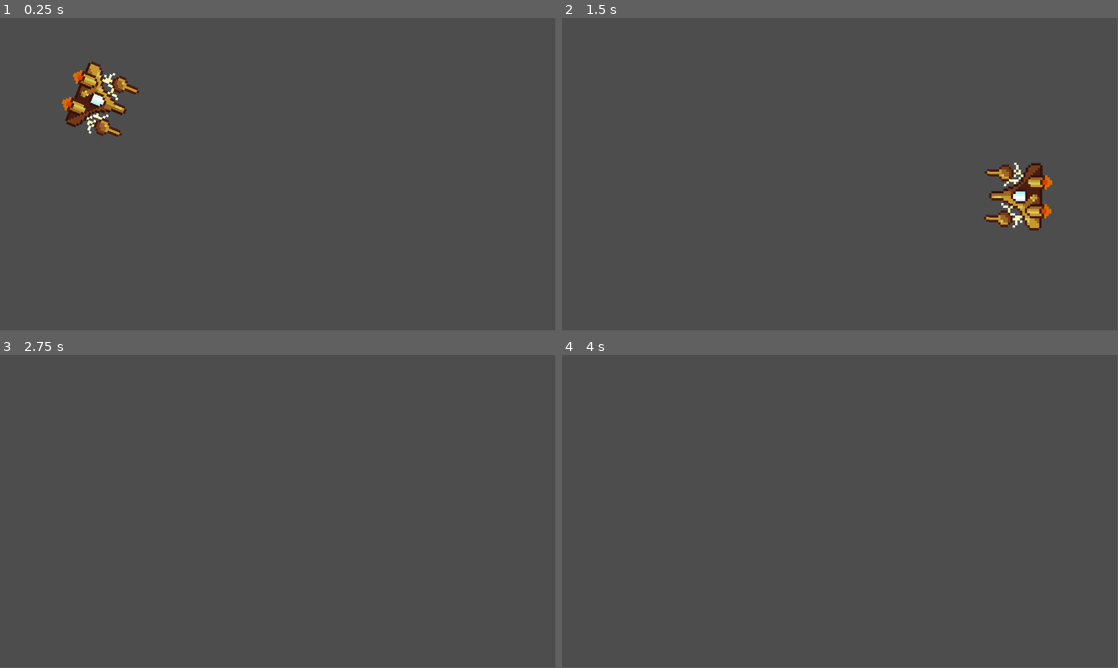
Above: before the commit, frames 1-4 (two rows, left to right).
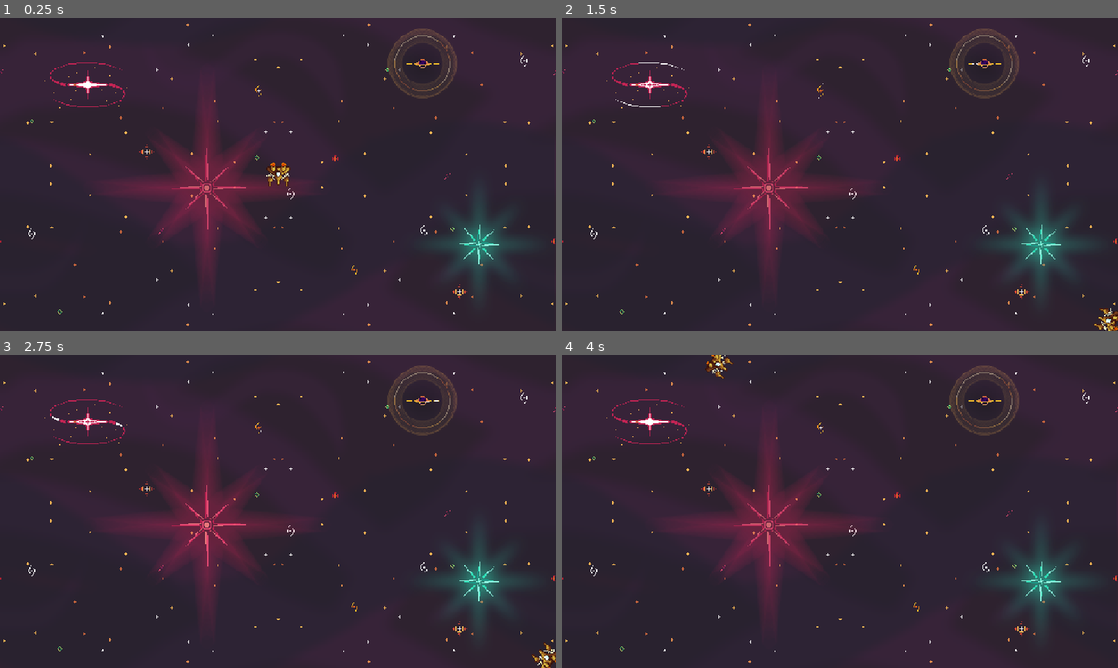
Above: after the commit, the same moments.

Repository: Valegox/Astro-Survivor
Game: Godot game, scene res://scenes/game.tscn
Same seed, same stepped clock (60 frames per second), same inputs: the game is played once before the commit and once after it.
Inputs (mouse positions are in pixels of both pictures, inside the frame that each line leads up to):
- Up to frame 1 (0.25 s): no input
- Up to frame 2 (1.5 s): move the mouse to (962, 158) at 0.52 s; hold D (move_right) 0.53-1.28 s; move the mouse to (728, 190) at 1.27 s; hold S (move_down) from 1.28 s (still down)
- Up to frame 3 (2.75 s): move the mouse to (333, 442) at 2.02 s; release S (move_down) at 2.03 s; hold D (move_right) from 2.03 s (still down)
- Up to frame 4 (4 s): move the mouse to (812, 574) at 2.77 s; release D (move_right) at 2.78 s; hold W (move_up) 2.78-3.53 s; move the mouse to (1006, 558) at 3.52 s; hold A (move_left) from 3.53 s (still down)
In our replay, the window is 799x449 before the commit and 800x450 after it. These sizes can differ from the game's own. Grey fills any space a smaller window leaves; there, only what the larger window draws over its background counts as a difference.

The runs differ from the first frame. In frame 1, 99% of the frame differs, in the area x 0-100%, y 0-100%; in frame 2, 99%; in frame 3, 99%; in frame 4, 99%.

Commit message:
add environment

Diff:
--- a/project.godot
+++ b/project.godot
@@ -14,6 +14,11 @@
 run/main_scene="uid://hctf35n6ig4x"
 config/features=PackedStringArray("4.4", "Forward Plus")
 config/icon="res://icon.svg"
+
+[display]
+
+window/stretch/mode="canvas_items"
+window/stretch/aspect="expand"
 
 [input]
 
@@ -41,3 +46,4 @@
 [rendering]
 
 textures/canvas_textures/default_texture_filter=0
+viewport/transparent_background=true
--- a/scenes/game.tscn
+++ b/scenes/game.tscn
@@ -1,8 +1,281 @@
-[gd_scene load_steps=2 format=3 uid="uid://hctf35n6ig4x"]
+[gd_scene load_steps=37 format=3 uid="uid://hctf35n6ig4x"]
 
 [ext_resource type="PackedScene" uid="uid://4hvuygnug0dc" path="res://scenes/spaceship_player.tscn" id="1_uwrxv"]
+[ext_resource type="Texture2D" uid="uid://culngit3itux5" path="res://assets/environment/Backgrounds/PNGs/Condesed/Starry background  - Layer 01 - Void.png" id="2_lbhrr"]
+[ext_resource type="Texture2D" uid="uid://bwl3873nwgrvl" path="res://assets/environment/Backgrounds/PNGs/Condesed/Starry background  - Layer 02 - Stars.png" id="2_yqjtg"]
+[ext_resource type="Texture2D" uid="uid://dp16ywcdbxysw" path="res://assets/environment/Backgrounds/PNGs/Condesed/Starry background  - Layer 03 - Stars.png" id="4_iywne"]
+
+[sub_resource type="SegmentShape2D" id="SegmentShape2D_lbhrr"]
+a = Vector2(-324, 10)
+b = Vector2(315, 10)
+
+[sub_resource type="SegmentShape2D" id="SegmentShape2D_iywne"]
+a = Vector2(-320, -181)
+b = Vector2(-320, 179)
+
+[sub_resource type="AtlasTexture" id="AtlasTexture_dinhu"]
+atlas = ExtResource("2_lbhrr")
+region = Rect2(0, 0, 640, 360)
+
+[sub_resource type="AtlasTexture" id="AtlasTexture_kvuet"]
+atlas = ExtResource("2_lbhrr")
+region = Rect2(640, 0, 640, 360)
+
+[sub_resource type="AtlasTexture" id="AtlasTexture_trtic"]
+atlas = ExtResource("2_lbhrr")
+region = Rect2(1280, 0, 640, 360)
+
+[sub_resource type="AtlasTexture" id="AtlasTexture_ir15t"]
+atlas = ExtResource("2_lbhrr")
+region = Rect2(1920, 0, 640, 360)
+
+[sub_resource type="AtlasTexture" id="AtlasTexture_ca42v"]
+atlas = ExtResource("2_lbhrr")
+region = Rect2(2560, 0, 640, 360)
+
+[sub_resource type="AtlasTexture" id="AtlasTexture_rysoc"]
+atlas = ExtResource("2_lbhrr")
+region = Rect2(3200, 0, 640, 360)
+
+[sub_resource type="AtlasTexture" id="AtlasTexture_ssvqc"]
+atlas = ExtResource("2_lbhrr")
+region = Rect2(3840, 0, 640, 360)
+
+[sub_resource type="AtlasTexture" id="AtlasTexture_264po"]
+atlas = ExtResource("2_lbhrr")
+region = Rect2(4480, 0, 640, 360)
+
+[sub_resource type="AtlasTexture" id="AtlasTexture_1kice"]
+atlas = ExtResource("2_lbhrr")
+region = Rect2(5120, 0, 640, 360)
+
+[sub_resource type="SpriteFrames" id="SpriteFrames_5newe"]
+animations = [{
+"frames": [{
+"duration": 1.0,
+"texture": SubResource("AtlasTexture_dinhu")
+}, {
+"duration": 1.0,
+"texture": SubResource("AtlasTexture_kvuet")
+}, {
+"duration": 1.0,
+"texture": SubResource("AtlasTexture_trtic")
+}, {
+"duration": 1.0,
+"texture": SubResource("AtlasTexture_ir15t")
+}, {
+"duration": 1.0,
+"texture": SubResource("AtlasTexture_ca42v")
+}, {
+"duration": 1.0,
+"texture": SubResource("AtlasTexture_rysoc")
+}, {
+"duration": 1.0,
+"texture": SubResource("AtlasTexture_ssvqc")
+}, {
+"duration": 1.0,
+"texture": SubResource("AtlasTexture_264po")
+}, {
+"duration": 1.0,
+"texture": SubResource("AtlasTexture_1kice")
+}],
+"loop": true,
+"name": &"default",
+"speed": 5.0
+}]
+
+[sub_resource type="AtlasTexture" id="AtlasTexture_lnu2h"]
+atlas = ExtResource("2_yqjtg")
+region = Rect2(0, 0, 640, 360)
+
+[sub_resource type="AtlasTexture" id="AtlasTexture_lbhrr"]
+atlas = ExtResource("2_yqjtg")
+region = Rect2(640, 0, 640, 360)
+
+[sub_resource type="AtlasTexture" id="AtlasTexture_iywne"]
+atlas = ExtResource("2_yqjtg")
+region = Rect2(1280, 0, 640, 360)
+
+[sub_resource type="AtlasTexture" id="AtlasTexture_p57ef"]
+atlas = ExtResource("2_yqjtg")
+region = Rect2(1920, 0, 640, 360)
+
+[sub_resource type="AtlasTexture" id="AtlasTexture_u5sy4"]
+atlas = ExtResource("2_yqjtg")
+region = Rect2(2560, 0, 640, 360)
+
+[sub_resource type="AtlasTexture" id="AtlasTexture_gee14"]
+atlas = ExtResource("2_yqjtg")
+region = Rect2(3200, 0, 640, 360)
+
+[sub_resource type="AtlasTexture" id="AtlasTexture_0tnpc"]
+atlas = ExtResource("2_yqjtg")
+region = Rect2(3840, 0, 640, 360)
+
+[sub_resource type="AtlasTexture" id="AtlasTexture_vtaks"]
+atlas = ExtResource("2_yqjtg")
+region = Rect2(4480, 0, 640, 360)
+
+[sub_resource type="AtlasTexture" id="AtlasTexture_kvpfn"]
+atlas = ExtResource("2_yqjtg")
+region = Rect2(5120, 0, 640, 360)
+
+[sub_resource type="SpriteFrames" id="SpriteFrames_dinhu"]
+animations = [{
+"frames": [{
+"duration": 1.0,
+"texture": SubResource("AtlasTexture_lnu2h")
+}, {
+"duration": 1.0,
+"texture": SubResource("AtlasTexture_lbhrr")
+}, {
+"duration": 1.0,
+"texture": SubResource("AtlasTexture_iywne")
+}, {
+"duration": 1.0,
+"texture": SubResource("AtlasTexture_p57ef")
+}, {
+"duration": 1.0,
+"texture": SubResource("AtlasTexture_u5sy4")
+}, {
+"duration": 1.0,
+"texture": SubResource("AtlasTexture_gee14")
+}, {
+"duration": 1.0,
+"texture": SubResource("AtlasTexture_0tnpc")
+}, {
+"duration": 1.0,
+"texture": SubResource("AtlasTexture_vtaks")
+}, {
+"duration": 1.0,
+"texture": SubResource("AtlasTexture_kvpfn")
+}],
+"loop": true,
+"name": &"default",
+"speed": 5.0
+}]
+
+[sub_resource type="AtlasTexture" id="AtlasTexture_37s47"]
+atlas = ExtResource("4_iywne")
+region = Rect2(0, 0, 640, 360)
+
+[sub_resource type="AtlasTexture" id="AtlasTexture_bt5mj"]
+atlas = ExtResource("4_iywne")
+region = Rect2(640, 0, 640, 360)
+
+[sub_resource type="AtlasTexture" id="AtlasTexture_e1j6l"]
+atlas = ExtResource("4_iywne")
+region = Rect2(1280, 0, 640, 360)
+
+[sub_resource type="AtlasTexture" id="AtlasTexture_pl11u"]
+atlas = ExtResource("4_iywne")
+region = Rect2(1920, 0, 640, 360)
+
+[sub_resource type="AtlasTexture" id="AtlasTexture_bhx41"]
+atlas = ExtResource("4_iywne")
+region = Rect2(2560, 0, 640, 360)
+
+[sub_resource type="AtlasTexture" id="AtlasTexture_qnb83"]
+atlas = ExtResource("4_iywne")
+region = Rect2(3200, 0, 640, 360)
+
+[sub_resource type="AtlasTexture" id="AtlasTexture_sww3w"]
+atlas = ExtResource("4_iywne")
+region = Rect2(3840, 0, 640, 360)
+
+[sub_resource type="AtlasTexture" id="AtlasTexture_suyxu"]
+atlas = ExtResource("4_iywne")
+region = Rect2(4480, 0, 640, 360)
+
+[sub_resource type="AtlasTexture" id="AtlasTexture_sgl2t"]
+atlas = ExtResource("4_iywne")
+region = Rect2(5120, 0, 640, 360)
+
+[sub_resource type="SpriteFrames" id="SpriteFrames_qouja"]
+animations = [{
+"frames": [{
+"duration": 1.0,
+"texture": SubResource("AtlasTexture_37s47")
+}, {
+"duration": 1.0,
+"texture": SubResource("AtlasTexture_bt5mj")
+}, {
+"duration": 1.0,
+"texture": SubResource("AtlasTexture_e1j6l")
+}, {
+"duration": 1.0,
+"texture": SubResource("AtlasTexture_pl11u")
+}, {
+"duration": 1.0,
+"texture": SubResource("AtlasTexture_bhx41")
+}, {
+"duration": 1.0,
+"texture": SubResource("AtlasTexture_qnb83")
+}, {
+"duration": 1.0,
+"texture": SubResource("AtlasTexture_sww3w")
+}, {
+"duration": 1.0,
+"texture": SubResource("AtlasTexture_suyxu")
+}, {
+"duration": 1.0,
+"texture": SubResource("AtlasTexture_sgl2t")
+}],
+"loop": true,
+"name": &"default",
+"speed": 5.0
+}]
 
 [node name="Game" type="Node2D"]
 
+[node name="Environment" type="Node2D" parent="."]
+
+[node name="Borders" type="Node2D" parent="Environment"]
+
+[node name="Top Border" type="StaticBody2D" parent="Environment/Borders"]
+position = Vector2(0, -357)
+collision_layer = 2
+collision_mask = 0
+
+[node name="Top" type="CollisionShape2D" parent="Environment/Borders/Top Border"]
+position = Vector2(5, 167)
+shape = SubResource("SegmentShape2D_lbhrr")
+
+[node name="Bottom Border" type="StaticBody2D" parent="Environment/Borders"]
+collision_layer = 2
+collision_mask = 0
+
+[node name="Bottom" type="CollisionShape2D" parent="Environment/Borders/Bottom Border"]
+position = Vector2(2, 168)
+shape = SubResource("SegmentShape2D_lbhrr")
+
+[node name="Right Border" type="StaticBody2D" parent="Environment/Borders"]
+position = Vector2(639, 0)
+
+[node name="CollisionShape2D" type="CollisionShape2D" parent="Environment/Borders/Right Border"]
+shape = SubResource("SegmentShape2D_iywne")
+
+[node name="Left Border" type="StaticBody2D" parent="Environment/Borders"]
+
+[node name="CollisionShape2D" type="CollisionShape2D" parent="Environment/Borders/Left Border"]
+shape = SubResource("SegmentShape2D_iywne")
+
+[node name="Background" type="Node2D" parent="Environment"]
+
+[node name="Layer 1" type="AnimatedSprite2D" parent="Environment/Background"]
+sprite_frames = SubResource("SpriteFrames_5newe")
+autoplay = "default"
+
+[node name="Layer 2" type="AnimatedSprite2D" parent="Environment/Background"]
+sprite_frames = SubResource("SpriteFrames_dinhu")
+autoplay = "default"
+
+[node name="Layer 3" type="AnimatedSprite2D" parent="Environment/Background"]
+sprite_frames = SubResource("SpriteFrames_qouja")
+autoplay = "default"
+
 [node name="SpaceshipPlayer" parent="." instance=ExtResource("1_uwrxv")]
-position = Vector2(201, 170)
+position = Vector2(0, -1)
+
+[node name="Camera2D" type="Camera2D" parent="."]
+zoom = Vector2(1.8, 1.8)
--- a/scenes/spaceship_base.tscn
+++ b/scenes/spaceship_base.tscn
@@ -41,14 +41,13 @@
 
 [sub_resource type="CircleShape2D" id="CircleShape2D_l01n4"]
 
-[node name="Spaceship" type="CharacterBody2D"]
+[node name="SpaceshipBase" type="CharacterBody2D"]
 scale = Vector2(4, 4)
+collision_mask = 3
 script = ExtResource("1_yqmju")
 
 [node name="AnimatedSprite2D" type="AnimatedSprite2D" parent="."]
-scale = Vector2(5, 5)
 sprite_frames = SubResource("SpriteFrames_v6qj0")
 
 [node name="CollisionShape2D" type="CollisionShape2D" parent="."]
-scale = Vector2(5, 5)
 shape = SubResource("CircleShape2D_l01n4")
--- a/scenes/spaceship_player.tscn
+++ b/scenes/spaceship_player.tscn
@@ -42,14 +42,18 @@
 [sub_resource type="CircleShape2D" id="CircleShape2D_p4uct"]
 
 [node name="SpaceshipPlayer" type="CharacterBody2D"]
+collision_mask = 3
 script = ExtResource("1_l3nam")
 metadata/_custom_type_script = "uid://b3wlim06or27h"
 
 [node name="AnimatedSprite2D" type="AnimatedSprite2D" parent="."]
-scale = Vector2(5, 5)
 sprite_frames = SubResource("SpriteFrames_mrcso")
 autoplay = "default"
 
 [node name="CollisionShape2D" type="CollisionShape2D" parent="."]
-scale = Vector2(5, 5)
 shape = SubResource("CircleShape2D_p4uct")
+
+[node name="Timer" type="Timer" parent="."]
+autostart = true
+
+[connection signal="timeout" from="Timer" to="." method="_shoot"]
--- a/scripts/spaceship_base.gd
+++ b/scripts/spaceship_base.gd
@@ -1,2 +1,10 @@
 extends CharacterBody2D
 class_name SpaceshipBase
+
+var attack_speed = 100
+
+func _ready() -> void:
+	print('base')
+
+func _shoot() -> void:
+	print('time time')
--- a/scripts/spaceship_player.gd
+++ b/scripts/spaceship_player.gd
@@ -8,15 +8,7 @@
 	process_rotation()
 
 func process_movement() -> void:
-	var movement = Vector2(0, 0)
-	if (Input.is_action_pressed("move_up")):
-		movement.y -= 1
-	if (Input.is_action_pressed("move_down")):
-		movement.y += 1
-	if (Input.is_action_pressed("move_left")):
-		movement.x -= 1
-	if (Input.is_action_pressed("move_right")):
-		movement.x += 1
+	var movement = Vector2(Input.get_axis("move_left", "move_right"), Input.get_axis("move_up", "move_down"))
 	velocity = movement.normalized() * move_speed
 	move_and_slide()
 
Binary file added: assets/environment/Asteroids/Aseprite/Asteroid 01 - Base.aseprite
Binary file added: assets/environment/Asteroids/Aseprite/Asteroid 01 - Explode.aseprite
Binary file added: assets/environment/Asteroids/PNGs/Asteroid 01 - Base.png
Not shown, added: assets/environment/Asteroids/PNGs/Asteroid 01 - Base.png.import
Binary file added: assets/environment/Asteroids/PNGs/Asteroid 01 - Explode.png
Not shown, added: assets/environment/Asteroids/PNGs/Asteroid 01 - Explode.png.import
Binary file added: assets/environment/Backgrounds/Aseprite/Starry background.aseprite
Binary file added: assets/environment/Backgrounds/PNGs/Condesed/Starry background - Layer 01 - Void.png
Not shown, added: assets/environment/Backgrounds/PNGs/Condesed/Starry background - Layer 01 - Void.png.import
Binary file added: assets/environment/Backgrounds/PNGs/Condesed/Starry background - Layer 02 - Stars.png
Not shown, added: assets/environment/Backgrounds/PNGs/Condesed/Starry background - Layer 02 - Stars.png.import
Binary file added: assets/environment/Backgrounds/PNGs/Condesed/Starry background - Layer 03 - Stars.png
(and 34 more such lines)
